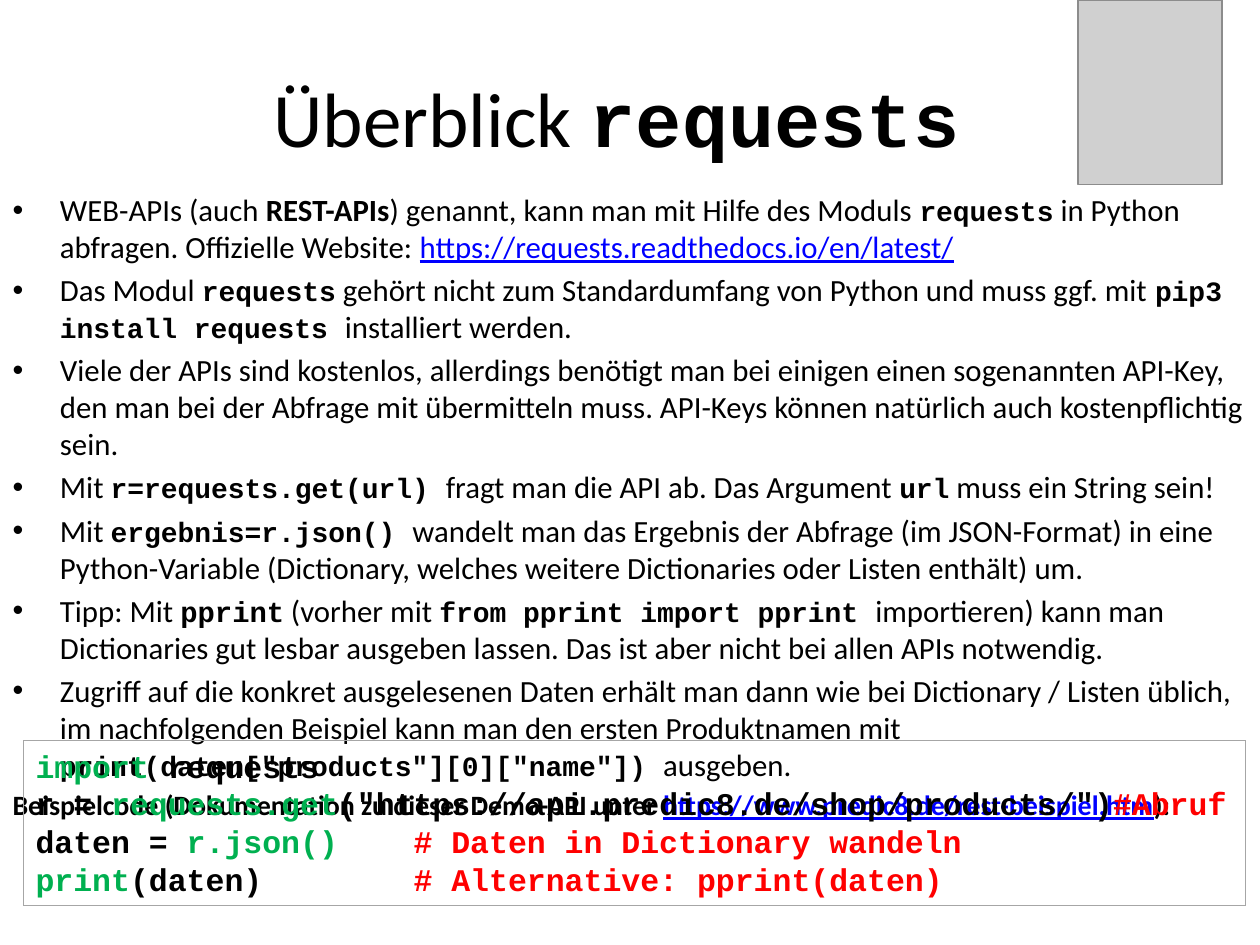
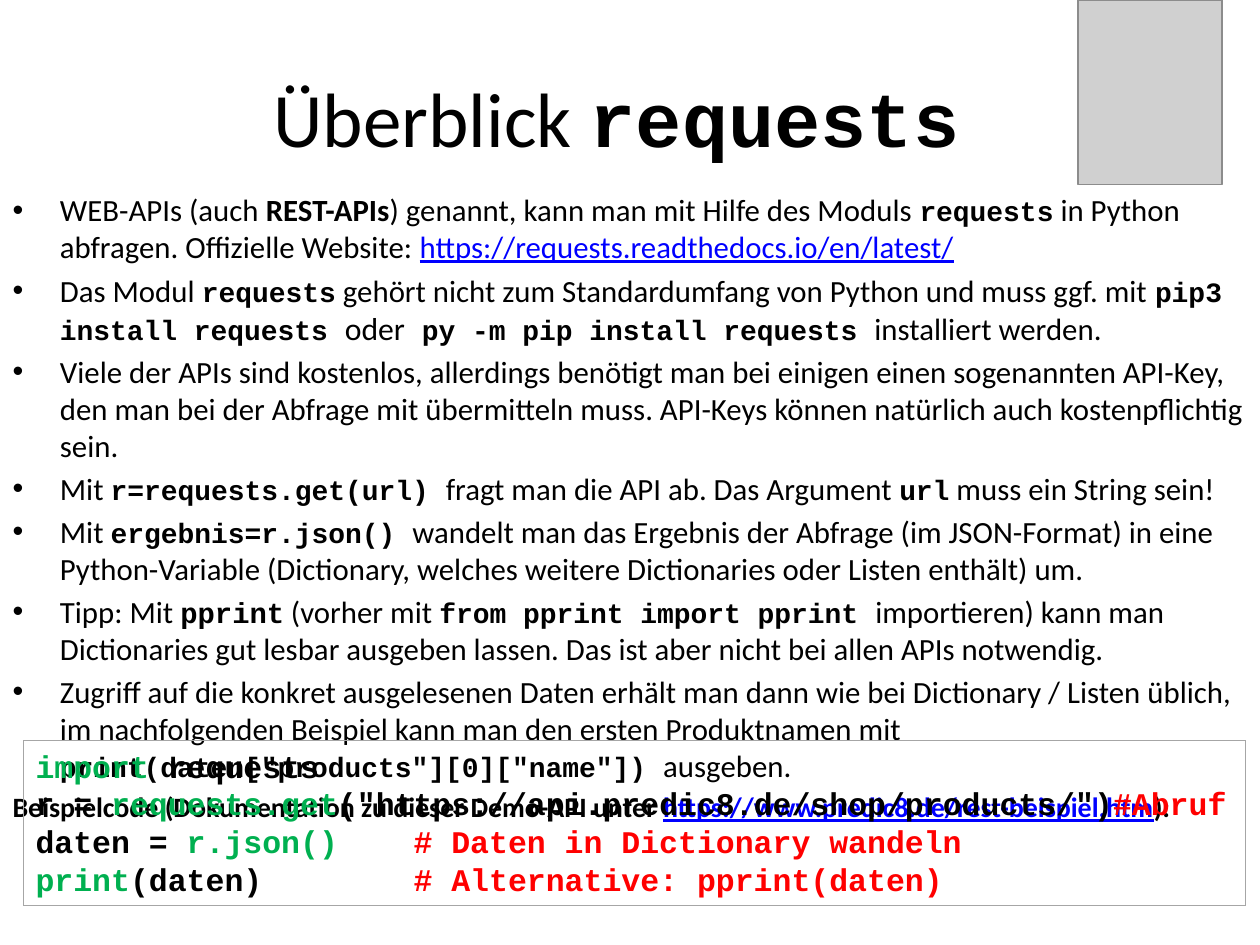
Before and after one commit to MickyRoth/Presentations, a slide deck: slide 77 of Python3 Fachinformatiker.pptx. Drawn at 1260x945 pixels with LibreOffice and Linux fonts; fonts in the diff are those of the drawing; grey boxes stand for pictures; background and template pictures are left out. Boxes give left, top, right and bottom in pixels: in the first picture for what was removed or moved away, otherwise in the second. Text is boxed around its words. In the diff, an @@ line names an element or a change of style, - is before the commit and + after.

```diff
--- a/Python3 Fachinformatiker.pptx
+++ b/Python3 Fachinformatiker.pptx
@@ text at (x1=60, y1=280, x2=1222, y2=346): text changed @@
-• Das Modul requests gehört nicht zum Standardumfang von Python und muss ggf. mit pip3 install requests installiert werden.
+• Das Modul requests gehört nicht zum Standardumfang von Python und muss ggf. mit pip3 install requests oder py -m pip install requests installiert werden.
```
Also in this commit, not shown: 1 other slide changed, 2 other files.
